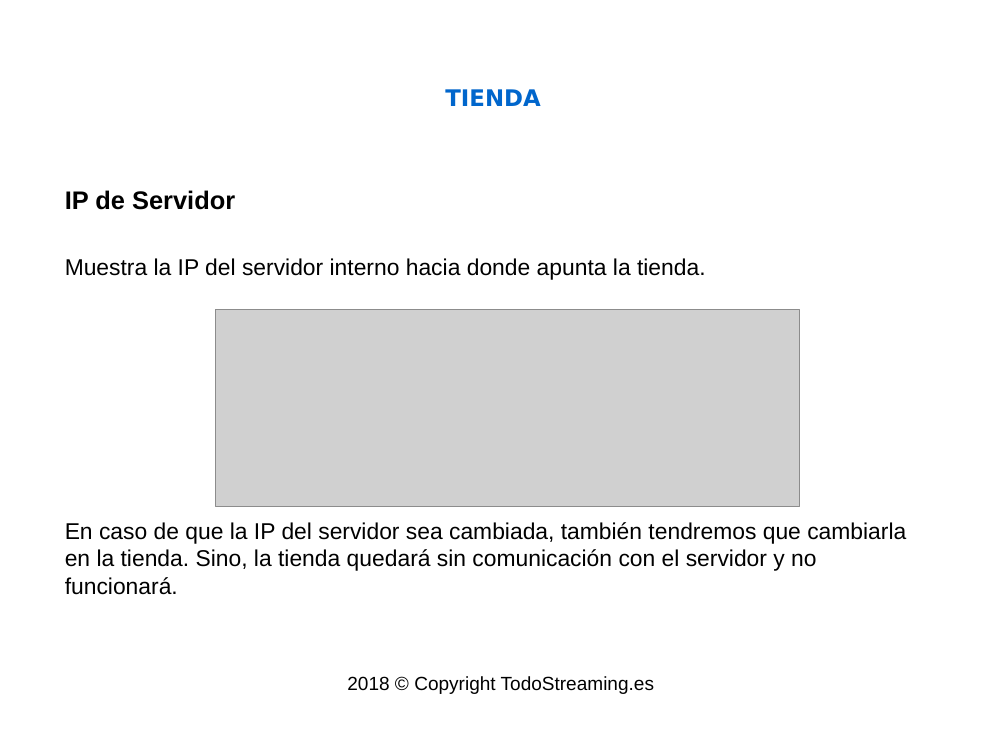
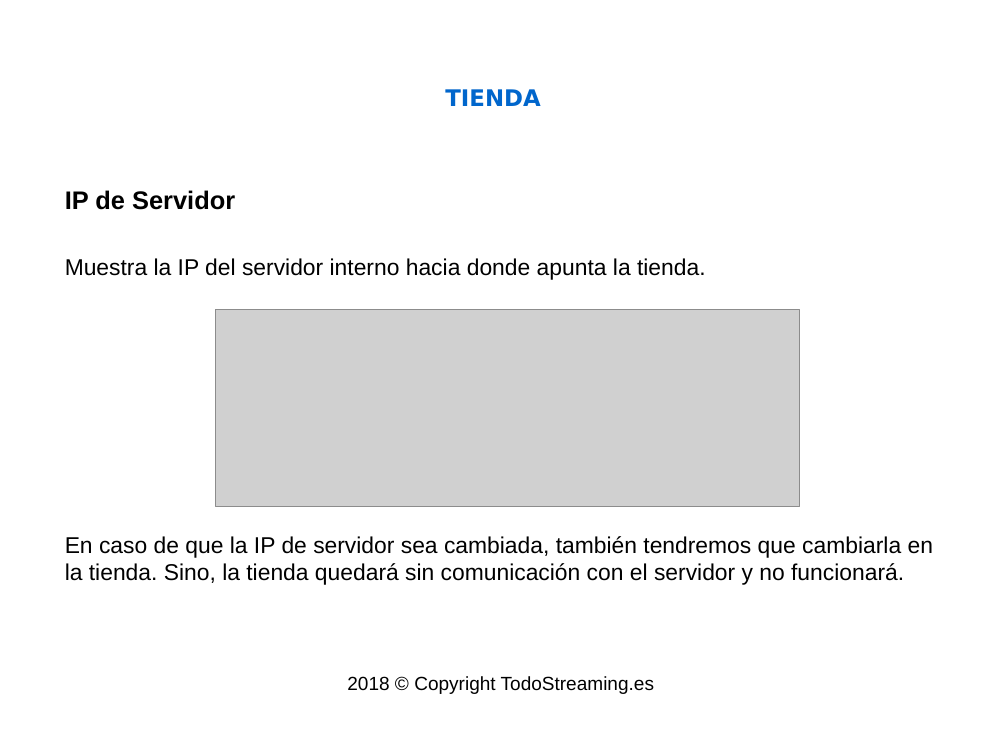
Before and after one commit to isaacml/instore, a slide deck: slide 15 of docs/Manual Tienda.odp (slide 14 before the commit). Drawn at 1008x756 pixels with LibreOffice and Linux fonts; fonts in the diff are those of the drawing; grey boxes stand for pictures; background and template pictures are left out. Boxes give left, top, right and bottom in pixels: in the first picture for what was removed or moved away, otherwise in the second. Text is boxed around its words. In the diff, an @@ line names an element or a change of style, - is before the commit and + after.

```diff
--- a/docs/Manual Tienda.odp
+++ b/docs/Manual Tienda.odp
@@ text at <box>65,536,933,585</box>: text changed @@
-En caso de que la IP del servidor sea cambiada, también tendremos que cambiarla en la tienda. Sino, la tienda quedará sin comunicación con el servidor y no funcionará.
+En caso de que la IP de servidor sea cambiada, también tendremos que cambiarla en la tienda. Sino, la tienda quedará sin comunicación con el servidor y no funcionará.
```
Also in this commit, not shown: 1 slide added, 6 other files.
